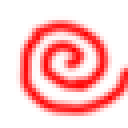
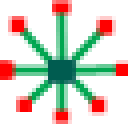
Comparing the layer stacks of the two 128 × 128 images. Changes:
added layer "Shape 31" above "Layer 32" over (x1=0, y1=0, x2=128, y2=124)
hid "Layer 32" over (x1=16, y1=16, x2=128, y2=120)
